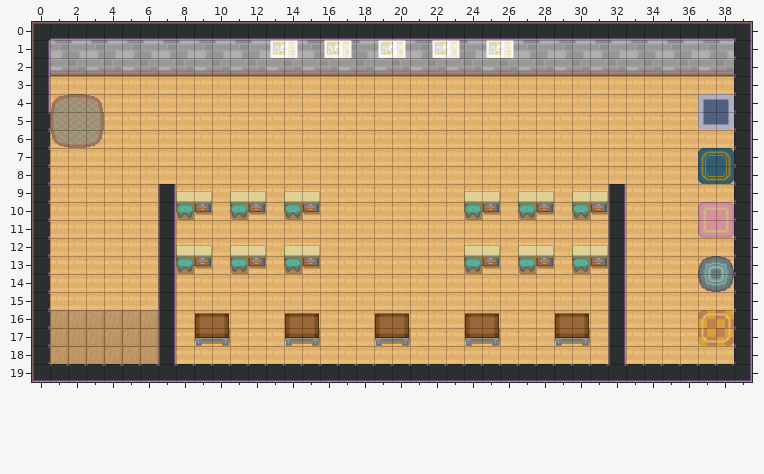
An edit to a level. Tiled map (JSON), room2.tmj. The first picture shows the starting point.
Cells are 32x32 px. Shown: x 0..39, y 0..19. Tiles whose own drawing changed are shown in their newer look in all pictures.
Once edited:
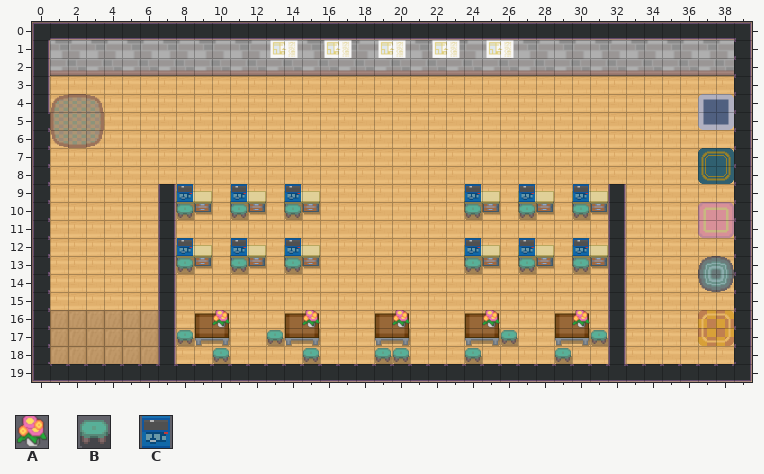
Key: from "pokemon_indoor_32x32_PartThree": A 915; from "pokemon_indoor_4thGen_partOne": B 1603, C 1613.
_ is an empty cell, . an unchanged one.
Commit: added furniture and furni- ture collisions for all rooms
The edit:
--- layer "BuildStuff/furnitureOverlay"
@@ x 8..30 @@
- 9 _.._.._........._.._.._
+ 9 C..C..C.........C..C..C
@@ x 8..30 @@
-12 _.._.._........._.._.._
+12 C..C..C.........C..C..C
@@ x 8..31 @@
-16 .._...._...._...._...._.
-17 _...._............_...._
-18 .._...._...__..._...._..
+16 ..A....A....A....A....A.
+17 B....B............B....B
+18 ..B....B...BB...B....B..
